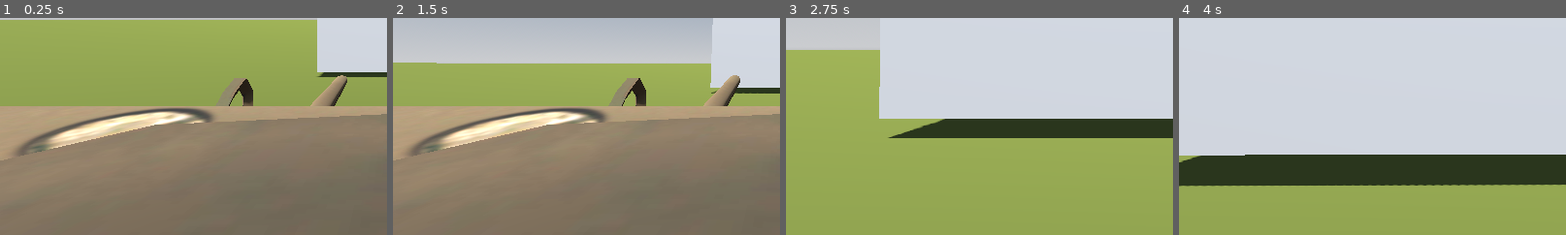
Above: before the commit, frames 1-4 (left to right).
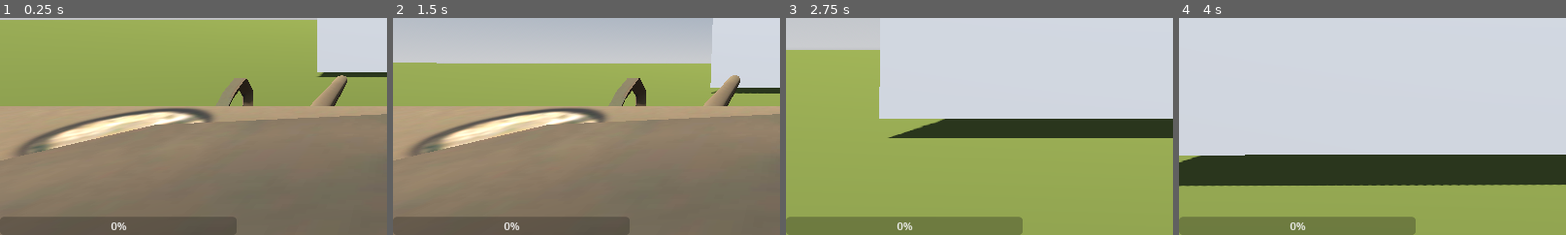
Above: after the commit, the same moments.

Repository: 24397BHS/frenk-the-tenkreal
Game: Godot game, scene res://Scenes/map.tscn
Same seed, same stepped clock (60 frames per second), same inputs: the game is played once before the commit and once after it.
Inputs (mouse positions are % of the whole screen's width and height, from its top left):
- Up to frame 1 (0.25 s): no input
- Up to frame 2 (1.5 s): move the mouse to (55, 50) at 0.52 s; hold W (up) from 0.53 s (still down); tap C (Freelook) at 0.6 s; move the mouse to (45, 50) at 1.27 s; click (45, 50) at 1.35 s
- Up to frame 3 (2.75 s): keep holding W (up); move the mouse to (52, 48) at 2.02 s; hold Shift (scope) from 2.03 s (still down)
- Up to frame 4 (4 s): keep holding W (up); move the mouse to (49, 52) at 2.77 s; release Shift (scope) at 2.78 s; tap C (Freelook) at 2.85 s; move the mouse to (57, 51) at 3.52 s; click (57, 51) at 3.6 s
The pictures show only the part of the screen within x 0-50%, y 50-100%; the shares and areas given below are measured in that part.

The runs differ from the first frame. In frame 1, 4.9% of the frame differs, in the area x 0-62%, y 91-100%; in frame 2, 5.0%; in frame 3, 5.2%; in frame 4, 5.2%.

Commit message:
UI start

Diff:
--- a/Scenes/Player.tscn
+++ b/Scenes/Player.tscn
@@ -1124,6 +1124,16 @@
 text = "Ammo"
 horizontal_alignment = 2
 
+[node name="ProgressBar" type="ProgressBar" parent="CanvasLayer/Control" unique_id=1140530346]
+layout_mode = 1
+anchors_preset = 2
+anchor_top = 1.0
+anchor_bottom = 1.0
+offset_top = -27.0
+offset_right = 352.0
+grow_vertical = 0
+step = 1.0
+
 [node name="CooldownTimer" type="Timer" parent="." unique_id=1910581679]
 wait_time = 5.0
 one_shot = true
--- a/Scripts/canvas_layer.gd
+++ b/Scripts/canvas_layer.gd
@@ -2,8 +2,8 @@
 
 @onready var player: VehicleBody3D = $".."
 
-@onready var label: Label = $Control/Label
-
+@onready var Ammo: Label = $Control/Label
+@onready var Health: ProgressBar = $Control/ProgressBar
 
 func _process(delta: float) -> void:
-	label.text = str(player.ammo) + "/" + str(player.TotAmmo)
+	Ammo.text = str(player.ammo) + "/" + str(player.TotAmmo)
--- a/Scripts/player.gd
+++ b/Scripts/player.gd
@@ -14,7 +14,8 @@
 
 var TotAmmo = 25
 var ammo = 1
-
+var Maxhealth = 100
+var health = 100
 
 
 
@@ -109,7 +110,7 @@
 			camera.rotation.x = manlet.rotation.z
 			neck.rotation.y = 0
 
-	elif event is InputEventMouseButton:
+	elif event is InputEventMouseButton or InputEventKey:
 		if Input.is_action_just_pressed("fire")and timer.is_stopped():
 			fire()
 
--- a/project.godot
+++ b/project.godot
@@ -51,6 +51,7 @@
 scope={
 "deadzone": 0.2,
 "events": [Object(InputEventKey,"resource_local_to_scene":false,"resource_name":"","device":-1,"window_id":0,"alt_press …(195 unchanged characters)…
+, Object(InputEventMouseButton,"resource_local_to_scene":false,"resource_name":"","device":-1,"window_id":0,"alt_pressed":false,"shift_pressed":false,"ctrl_pressed":false,"meta_pressed":false,"button_mask":0,"position":Vector2(0, 0),"global_position":Vector2(0, 0),"factor":1.0,"button_index":2,"canceled":false,"pressed":false,"double_click":false,"script":null)
 ]
 }
 
